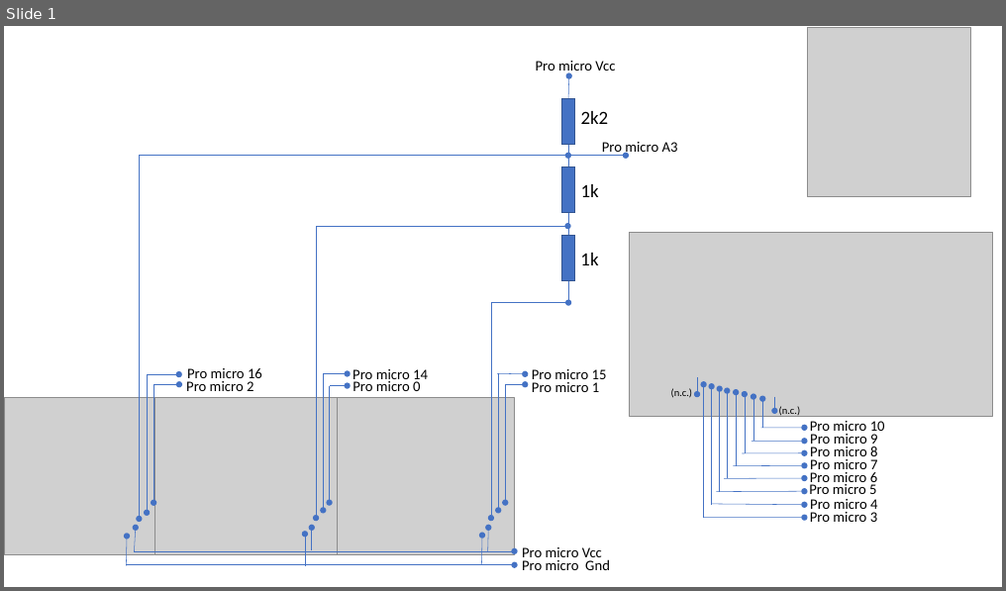
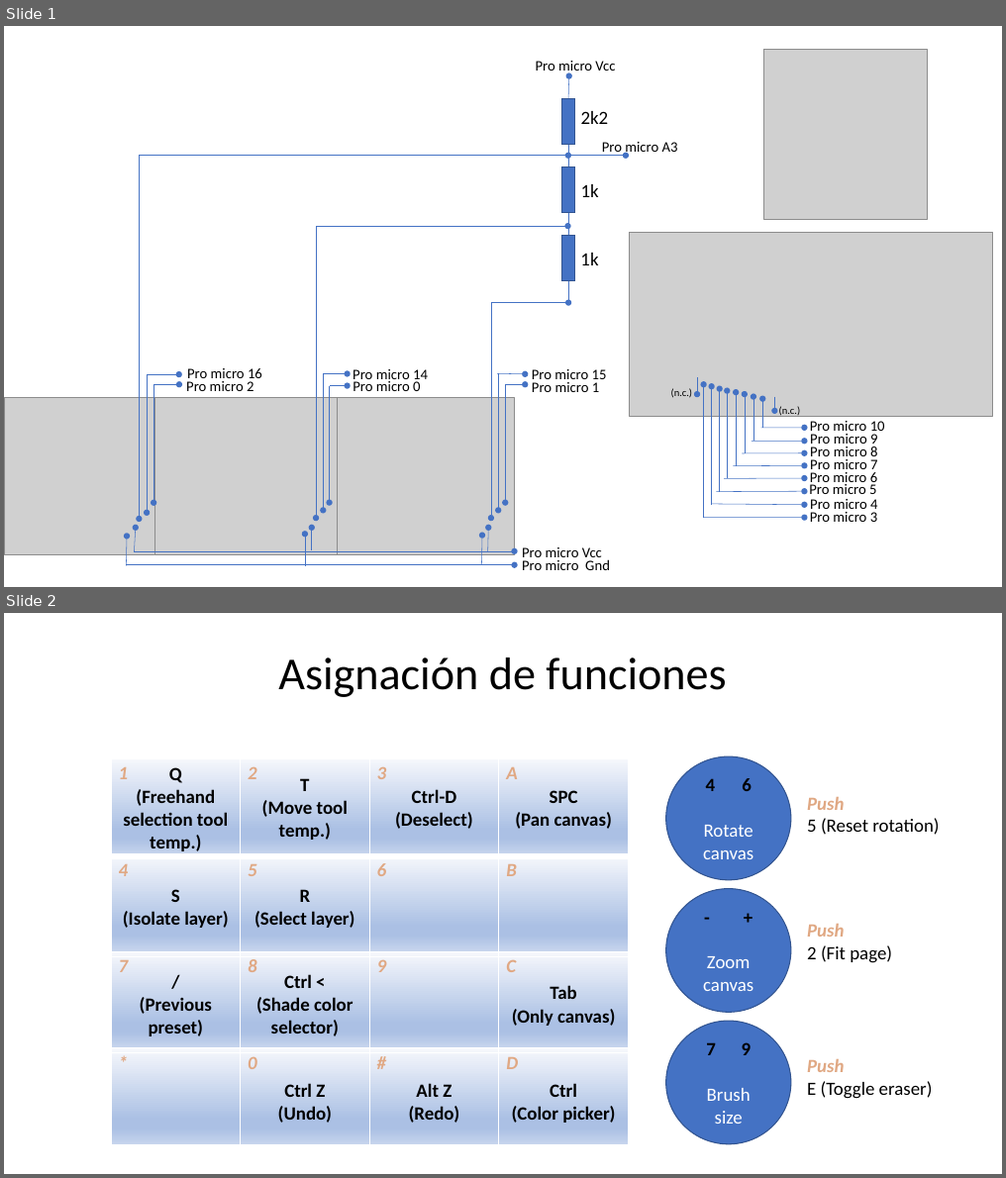
Before and after one commit to Alonsog2/InputDeviceForDrawingTablet, a slide deck: DOC/Esquema.pptx. Shown one above the other, each under a label of ours: slide 1 before the commit, slides 1 and 2 after it. The pictures are 1006x591 and 1006x1178 pixels, drawn with LibreOffice and Linux fonts; fonts in the diff are those of the drawing; grey boxes stand for pictures. Boxes give left, top, right and bottom in pixels: in the first picture for what was removed or moved away, otherwise in the second. Text is boxed around its words. In the diff, an @@ line names an element or a change of style, - is before the commit and + after.

```diff
--- a/DOC/Esquema.pptx
+++ b/DOC/Esquema.pptx
@@ slide 2 added at (4,613,1002,1174), background #FFFFFF @@
@@ title added at (278,658,726,697), 44 pt, text #000000 @@
+Asignación de funciones
@@ table added at (111,759,629,1146), 4 rows, 4 columns @@
+1 | 2 | 3 | A
+4 | 5 | 6 | B
+7 | 8 | 9 | C
+* | 0 | # | D
@@ table added at (111,759,629,1148), 4 rows, 4 columns @@
+Q / (Freehand selection tool temp.) | T / (Move tool temp.) | Ctrl-D / (Deselect) | SPC / (Pan canvas)
+S / (Isolate layer) | R / (Select layer) |  | 
+/ / (Previous preset) | Ctrl < / (Shade color selector) |  | Tab / (Only canvas)
+ | Ctrl Z / (Undo) | Alt Z / (Redo) | Ctrl / (Color picker)
@@ ellipse added at (666,757,792,880), fill #4472C4, outline #325491 1 pt, 18 pt, text #FFFFFF @@
+4 6
+Rotate
+canvas
@@ text added at (807,797,939,835), 18 pt, text #000000 @@
+Push
+5 (Reset rotation)
@@ ellipse added at (666,889,792,1013), fill #4472C4, outline #325491 1 pt, 18 pt, text #FFFFFF @@
+- +
+Zoom
+canvas
@@ text added at (807,924,892,963), 18 pt, text #000000 @@
+Push
+2 (Fit page)
@@ ellipse added at (666,1021,792,1145), fill #4472C4, outline #325491 1 pt, 18 pt, text #FFFFFF @@
+7 9
+Brush size
@@ text added at (807,1059,933,1099), 18 pt, text #000000 @@
+Push
+E (Toggle eraser)
@@ slide 1 changed as well @@
@@ picture: place and size @@
-picture at (807,28,970,197)
+picture at (764,50,928,220)
```
Also in this commit, not shown: 2 other files.
